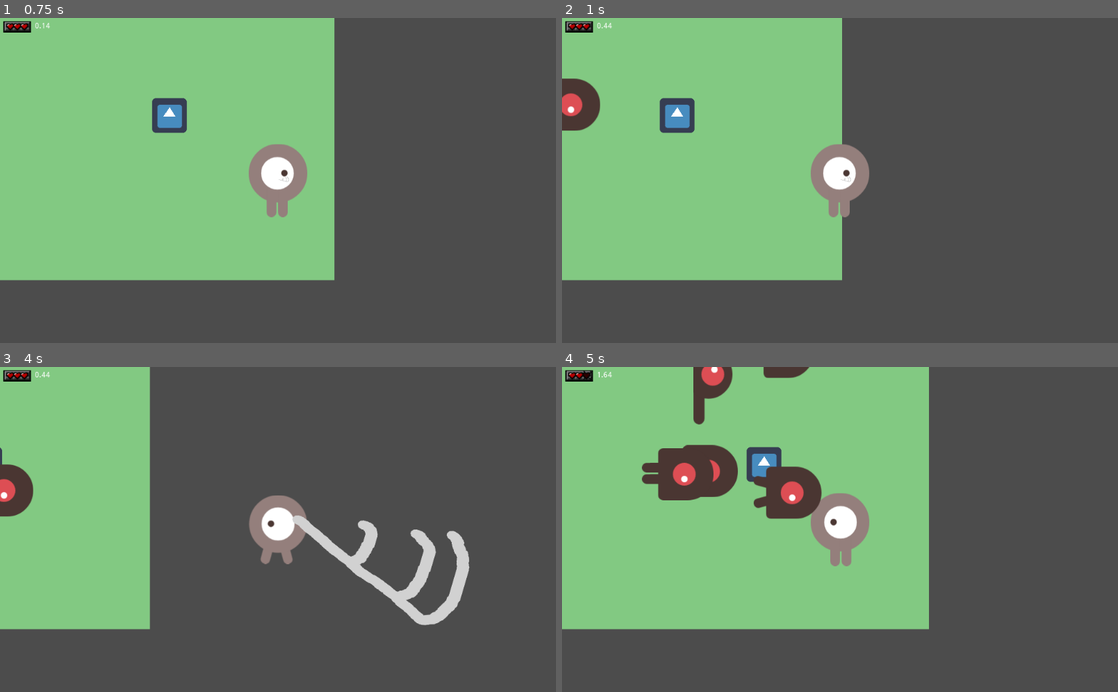
Above: before the commit, frames 1-4 (two rows, left to right).
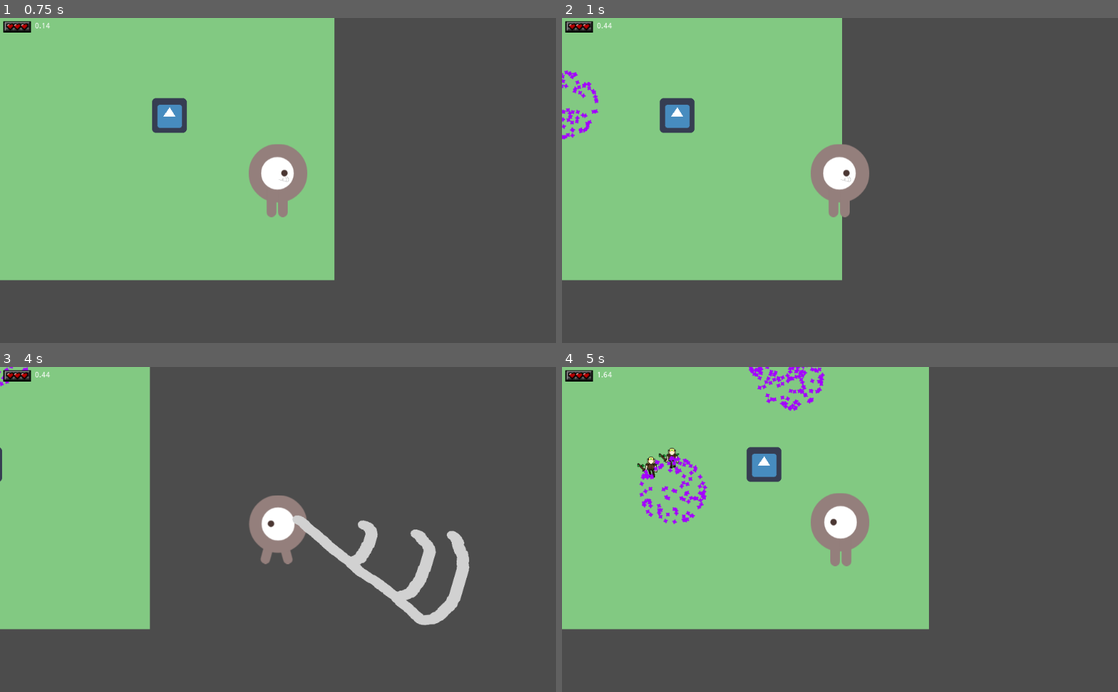
Above: after the commit, the same moments.

Repository: Salanderous/DwarfGame-
Game: Godot game, scene res://Main.tscn
The game is run twice, just before and just after one commit, with the same random seed, the same clock (stepped at 60 frames per second) and the same inputs. The engine's default icon, where the game draws it, is replaced by a stand-in: a white triangle on a blue panel in a dark square.
Inputs (mouse positions are in pixels of both pictures, inside the frame that each line leads up to):
- Up to frame 1 (0.75 s): tap Enter at 0.5 s; move the mouse to (400, 164) at 0.52 s; hold Right (move_right) from 0.53 s (still down); click (400, 164) at 0.6 s
- Up to frame 2 (1 s): keep holding Right (move_right)
- Up to frame 3 (4 s): move the mouse to (166, 545) at 1.27 s; release Right (move_right) at 1.28 s; hold Down (move_down) 1.28-2.03 s; click (166, 545) at 1.35 s; move the mouse to (333, 458) at 2.02 s; hold Right (move_right) 2.03-2.78 s; click (333, 458) at 2.1 s; move the mouse to (250, 594) at 2.77 s; hold Up (move_up) 2.78-3.53 s; click (250, 594) at 2.85 s; move the mouse to (444, 578) at 3.52 s; hold Left (move_left) from 3.53 s (still down); click (444, 578) at 3.6 s
- Up to frame 4 (5 s): keep holding Left (move_left); move the mouse to (673, 480) at 4.27 s; click (673, 480) at 4.35 s

Frame 1 is identical in both runs. In frame 2, 1.1% of the frame differs, in the area x 0-7%, y 16-38%; in frame 3, 0.9%; in frame 4, 5.8%, in the area x 3-48%, y 0-49%.

Commit message:
Added Enemy child classes for different types of enemies

Diff:
--- /dev/null
+++ b/ElfFighter.gd
@@ -0,0 +1,8 @@
+extends Enemy
+
+
+func setStats():
+	SPEED = 40
+
+func projectileAttack():
+	pass
--- /dev/null
+++ b/ElfFighter.tscn
@@ -0,0 +1,13 @@
+[gd_scene load_steps=3 format=2]
+
+[ext_resource path="res://Enemy.tscn" type="PackedScene" id=1]
+[ext_resource path="res://ElfFighter.gd" type="Script" id=2]
+
+[node name="ElfWarrior" instance=ExtResource( 1 )]
+script = ExtResource( 2 )
+__meta__ = {
+"_edit_group_": true
+}
+
+[node name="AnimatedSprite" parent="." index="0"]
+animation = "ElfFighter"
--- /dev/null
+++ b/ElfMage.gd
@@ -0,0 +1,5 @@
+extends Enemy
+
+
+func setStats():
+	SPEED = 0
--- /dev/null
+++ b/ElfMage.tscn
@@ -0,0 +1,7 @@
+[gd_scene load_steps=3 format=2]
+
+[ext_resource path="res://Enemy.tscn" type="PackedScene" id=1]
+[ext_resource path="res://ElfMage.gd" type="Script" id=2]
+
+[node name="ElfMage" instance=ExtResource( 1 )]
+script = ExtResource( 2 )
--- /dev/null
+++ b/ElfWarrior.gd
@@ -0,0 +1 @@
+extends Enemy
--- a/Enemy.gd
+++ b/Enemy.gd
@@ -3,9 +3,9 @@
 
 class_name Enemy
 
-
-const SPEED = 25
-const KNOCKBACK = 20
+var spawning
+var SPEED = 25
+var KNOCKBACK = 25
 
 
 onready var Player = get_node("/root/Player")
@@ -13,10 +13,20 @@
 
 
 func _ready():
+	#Different enemies wil override this to set their stats
+	setStats()
+	#First, play the spawn animation
+	spawning = true
+	$CollisionShape2D.disabled = true
+	$AnimatedSprite.hide()
+	$SpawnParticles.emitting = true
+	$SpawnParticles.show()
 	$AnimatedSprite.playing = true
-	var mob_types = $AnimatedSprite.frames.get_animation_names()
-	$AnimatedSprite.animation = mob_types[randi() % mob_types.size()]
-	show()
+	$AnimatedSprite.animation = get_class()
+	yield(get_tree().create_timer(3.0), "timeout")
+	$AnimatedSprite.show()
+	$CollisionShape2D.disabled = false
+	spawning = false
 
 func die():
 	#print("Enemy died")
@@ -25,6 +35,11 @@
 
 
 func _process(delta):
+	#Don't do anything if still spawning
+	if (spawning):
+		return
+	#Different enemies will override this with their own projectiles
+	projectileAttack()
 	var collision = move_and_collide(findPlayerVector() * SPEED * delta)
 	if collision:
 		if collision.collider.name == "Player":
@@ -35,8 +50,10 @@
 	pass
 
 func findPlayerVector():
-	return (get_node("/root/Player").position - position).normalized()
+	return (Player.position - position).normalized()
 
+func setStats():
+	pass
 
-#func _on_VisibilityNotifier2D_screen_exited():
-	#queue_free()
+func projectileAttack():
+	pass
--- a/Enemy.tscn
+++ b/Enemy.tscn
@@ -1,50 +1,70 @@
-[gd_scene load_steps=10 format=2]
+[gd_scene load_steps=13 format=2]
 
-[ext_resource path="res://art/enemyFlyingAlt_2.png" type="Texture" id=1]
-[ext_resource path="res://art/enemyWalking_2.png" type="Texture" id=2]
-[ext_resource path="res://art/enemyWalking_1.png" type="Texture" id=3]
+[ext_resource path="res://art/elfighter2.png" type="Texture" id=1]
+[ext_resource path="res://art/elfighter3.png" type="Texture" id=2]
+[ext_resource path="res://art/elfighter1.png" type="Texture" id=3]
 [ext_resource path="res://art/enemyFlyingAlt_1.png" type="Texture" id=4]
-[ext_resource path="res://art/enemySwimming_1.png" type="Texture" id=5]
-[ext_resource path="res://art/enemySwimming_2.png" type="Texture" id=6]
+[ext_resource path="res://art/enemyFlyingAlt_2.png" type="Texture" id=5]
+[ext_resource path="res://art/elfwiz1.png" type="Texture" id=6]
 [ext_resource path="res://Enemy.gd" type="Script" id=7]
+[ext_resource path="res://art/starss4.png" type="Texture" id=8]
+[ext_resource path="res://art/elfwiz2.png" type="Texture" id=9]
+[ext_resource path="res://art/elfwiz3.png" type="Texture" id=10]
 
 [sub_resource type="SpriteFrames" id=1]
 animations = [ {
-"frames": [ ExtResource( 4 ), ExtResource( 1 ) ],
+"frames": [ ExtResource( 3 ), ExtResource( 1 ), ExtResource( 2 ) ],
 "loop": true,
-"name": "fly",
-"speed": 3.0
+"name": "ElfFighter",
+"speed": 5.0
 }, {
-"frames": [ ExtResource( 5 ), ExtResource( 6 ) ],
+"frames": [ ExtResource( 6 ), ExtResource( 9 ), ExtResource( 10 ) ],
 "loop": true,
-"name": "swim",
-"speed": 3.0
+"name": "ElfMage",
+"speed": 5.0
 }, {
-"frames": [ ExtResource( 3 ), ExtResource( 2 ) ],
+"frames": [ ExtResource( 4 ), ExtResource( 5 ) ],
 "loop": true,
-"name": "walk",
+"name": "Enemy",
 "speed": 3.0
 } ]
 
 [sub_resource type="CapsuleShape2D" id=2]
-radius = 49.0
-height = 32.0
+radius = 24.0
+height = 0.0
 
 [node name="Enemy" type="KinematicBody2D"]
 collision_mask = 0
 script = ExtResource( 7 )
+
+[node name="AnimatedSprite" type="AnimatedSprite" parent="."]
+position = Vector2( 0, -16 )
+frames = SubResource( 1 )
+animation = "ElfMage"
+
+[node name="CollisionShape2D" type="CollisionShape2D" parent="."]
+rotation = 1.5708
+shape = SubResource( 2 )
 __meta__ = {
 "_edit_group_": true
 }
 
-[node name="AnimatedSprite" type="AnimatedSprite" parent="."]
-frames = SubResource( 1 )
-animation = "swim"
-
-[node name="CollisionShape2D" type="CollisionShape2D" parent="."]
-rotation = 1.5708
-shape = SubResource( 2 )
-
 [node name="VisibilityNotifier2D" type="VisibilityNotifier2D" parent="."]
 
+[node name="SpawnParticles" type="CPUParticles2D" parent="."]
+emitting = false
+amount = 100
+lifetime = 3.0
+one_shot = true
+explosiveness = 1.0
+texture = ExtResource( 8 )
+emission_shape = 1
+emission_sphere_radius = 60.0
+direction = Vector2( 0, 0 )
+spread = 180.0
+gravity = Vector2( 0, 0 )
+orbit_velocity = 0.1
+angle = 180.0
+angle_random = 1.0
+
 [connection signal="hit" from="." to="." method="_on_Enemy_hit"]
--- a/Main.gd
+++ b/Main.gd
@@ -1,6 +1,6 @@
 extends Node2D
 
-var enemy_scene = preload("res://Enemy.tscn")
+var enemy_list = [preload("res://ElfFighter.tscn"), preload("res://ElfMage.tscn")]
 var score
 var game_duration = 0
 var STAGE_HEIGHT = 500
@@ -43,7 +43,8 @@
 		return
 	# Create a new instance of the Enemy scene.
 	#The enemy object will handle its own movement
-	var enemy = enemy_scene.instance()
+	enemy_list.shuffle()
+	var enemy = enemy_list[0].instance()
 	# Choose a spawn location
 	enemy.position = spawn_location.position
 
--- a/Player.gd
+++ b/Player.gd
@@ -35,7 +35,7 @@
 		show()
 	if knockback != Vector2(0, 0):
 		position += knockback
-		knockback = .8 * knockback
+		knockback = .9 * knockback
 		if knockback.length() < 5:
 			knockback = Vector2(0, 0)
 		return
Binary file added: art/elfighter1.png
Not shown, added: art/elfighter1.png.import
Binary file added: art/elfighter2.png
Not shown, added: art/elfighter2.png.import
Binary file added: art/elfighter3.png
Not shown, added: art/elfighter3.png.import
Binary file added: art/elfwiz1.png
Not shown, added: art/elfwiz1.png.import
Binary file added: art/elfwiz2.png
Not shown, added: art/elfwiz2.png.import
Binary file added: art/elfwiz3.png
Not shown, added: art/elfwiz3.png.import
(and 2 more such lines)
